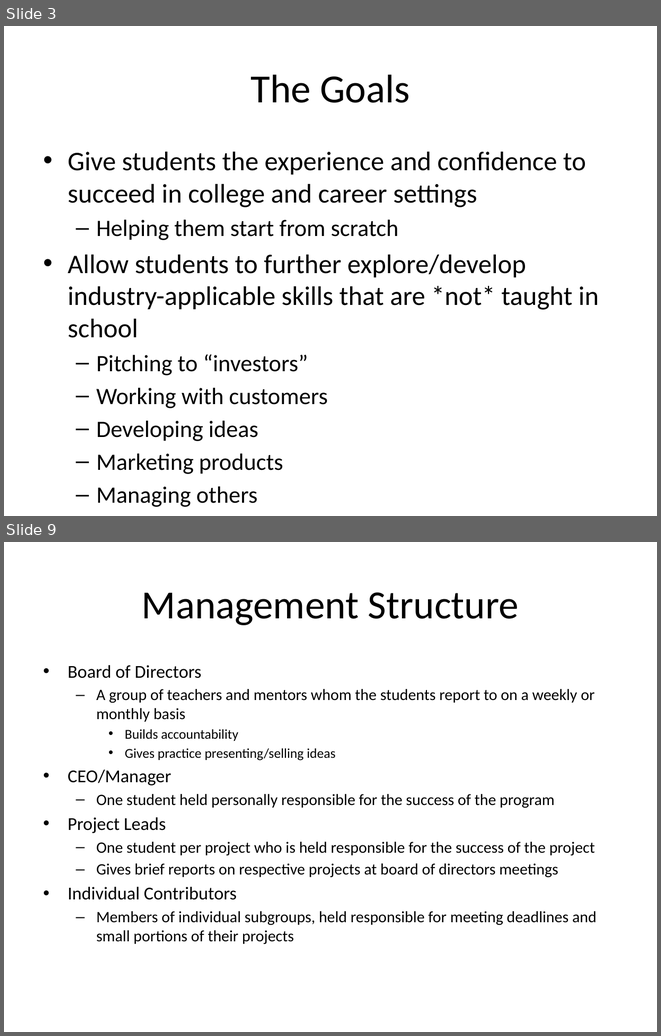
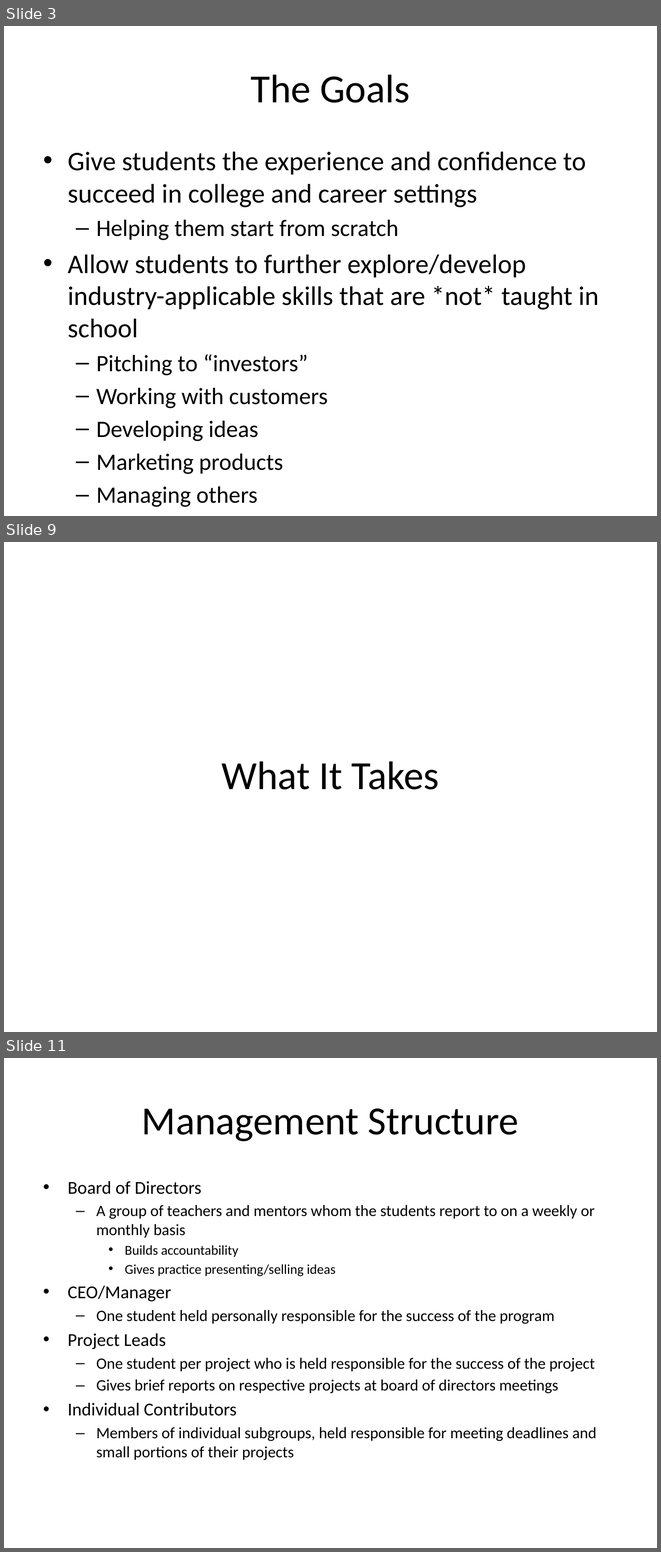
Before and after one commit to ChapResearch/ChapR, a slide deck: ChaprSVN/Promo/Chap Research 2015 Kickoff Presentation.pptx. Shown one above the other, each under a label of ours: slides 3 and 9 before the commit, slides 3, 9 and 11 after it; the slides between them are not shown. The pictures are 661x1036 and 661x1552 pixels, drawn with LibreOffice and Linux fonts; fonts in the diff are those of the drawing. Boxes give left, top, right and bottom in pixels: in the first picture for what was removed or moved away, otherwise in the second. Text is boxed around its words. In the diff, an @@ line names an element or a change of style, - is before the commit and + after.

```diff
--- a/ChaprSVN/Promo/Chap Research 2015 Kickoff Presentation.pptx
+++ b/ChaprSVN/Promo/Chap Research 2015 Kickoff Presentation.pptx
@@ slide 9 added at (4,542,657,1032), background #FFFFFF @@
@@ title added at (221,761,439,790), 44 pt, text #000000 @@
+What It Takes
@@ what was slide 9 is now slide 11 @@
```
Also in this commit, not shown: 8 slides changed, 2 other slides added, 1 slide removed.
